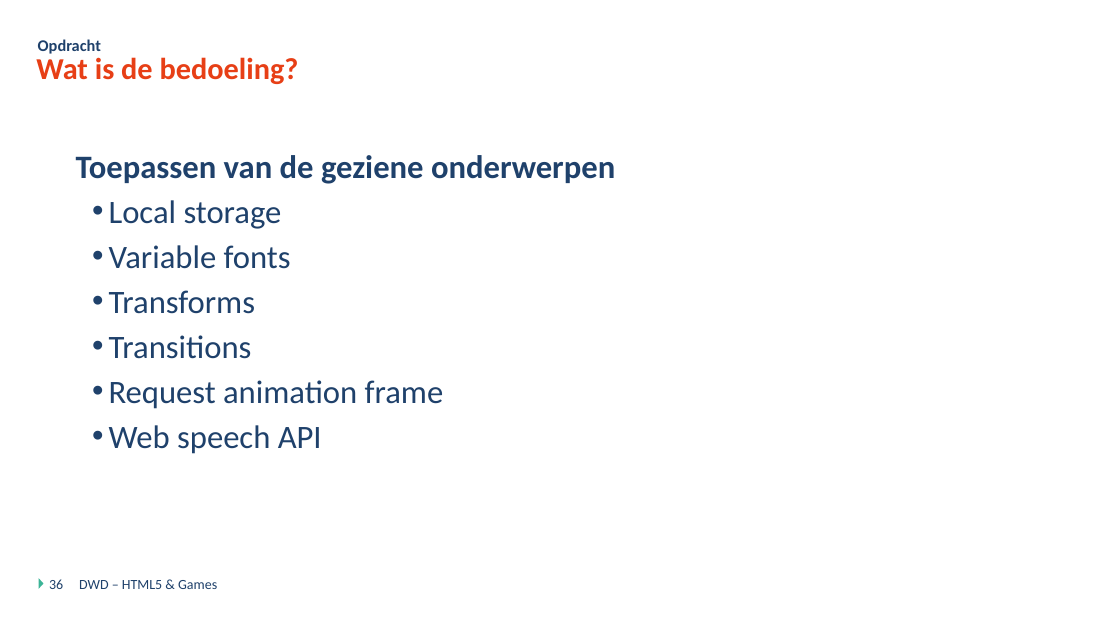
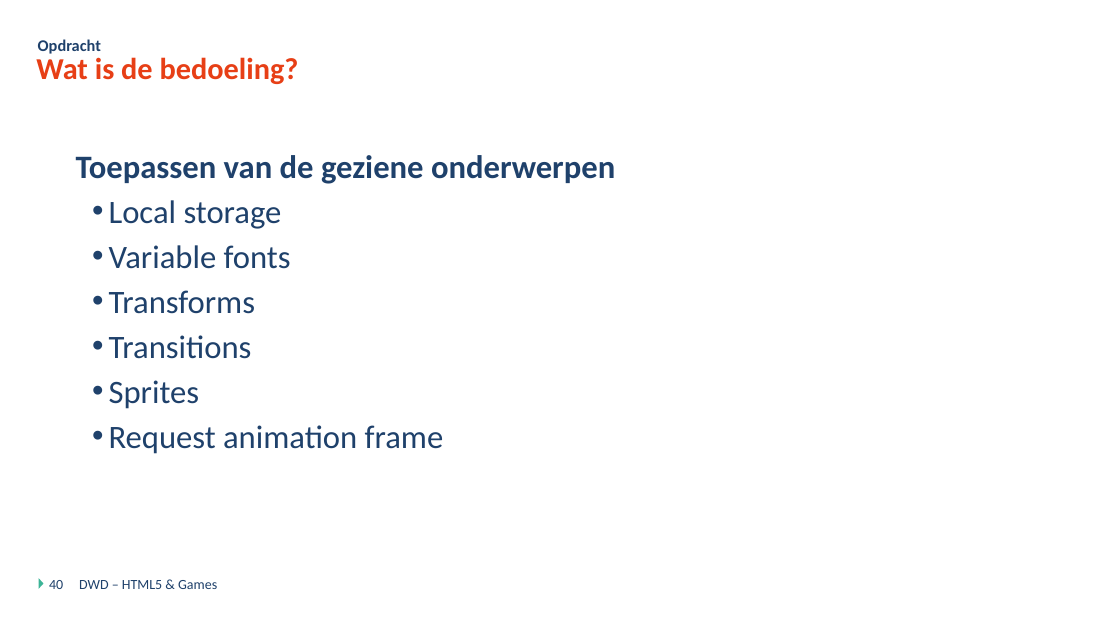
Before and after one commit to DmitriyVdE/Odisee_Bru_Dyn_Web_Dev_Opdracht, a slide deck: slide 40 of DWD - Javascript Games - Theorie.pptx (slide 36 before the commit). Drawn at 1120x630 pixels with LibreOffice and Linux fonts; fonts in the diff are those of the drawing; background and template pictures are left out. Boxes give left, top, right and bottom in pixels: in the first picture for what was removed or moved away, otherwise in the second. Text is boxed around its words. In the diff, an @@ line names an element or a change of style, - is before the commit and + after.

```diff
--- a/DWD - Javascript Games - Theorie.pptx
+++ b/DWD - Javascript Games - Theorie.pptx
@@ text at (109,380,200,409): paragraph added @@
+  • Sprites
@@ text at (109,425,322,454): paragraph removed @@
-  • Web speech API
@@ page number at (49,580,63,589): text changed @@
-36
+40
```
Also in this commit, not shown: 2 other slides changed, 4 slides added.
